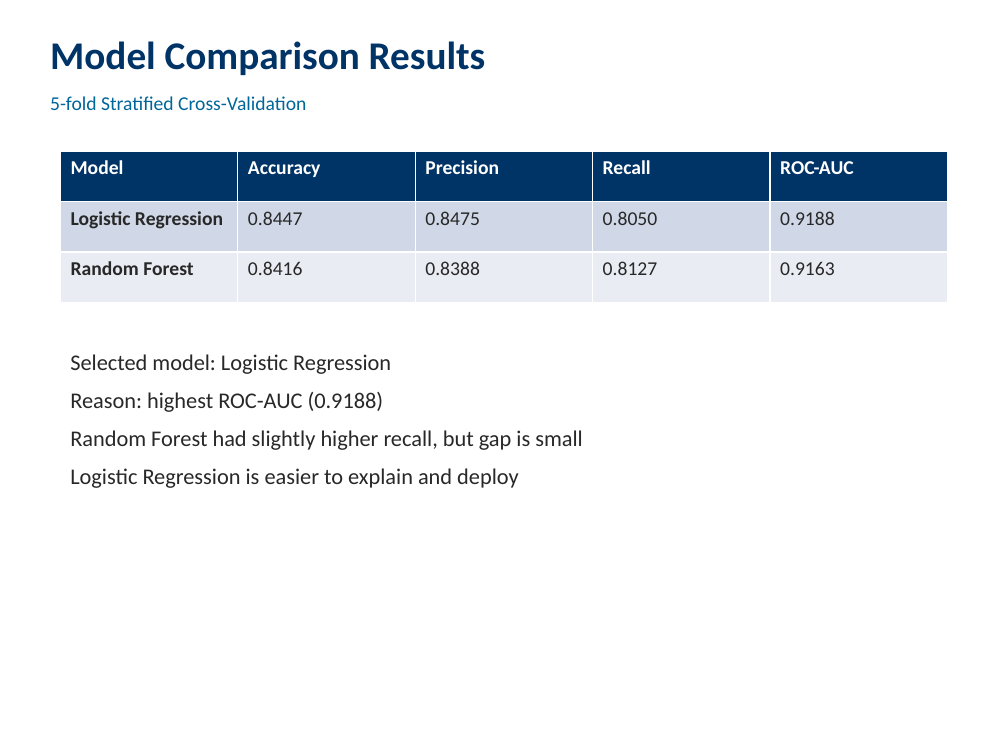
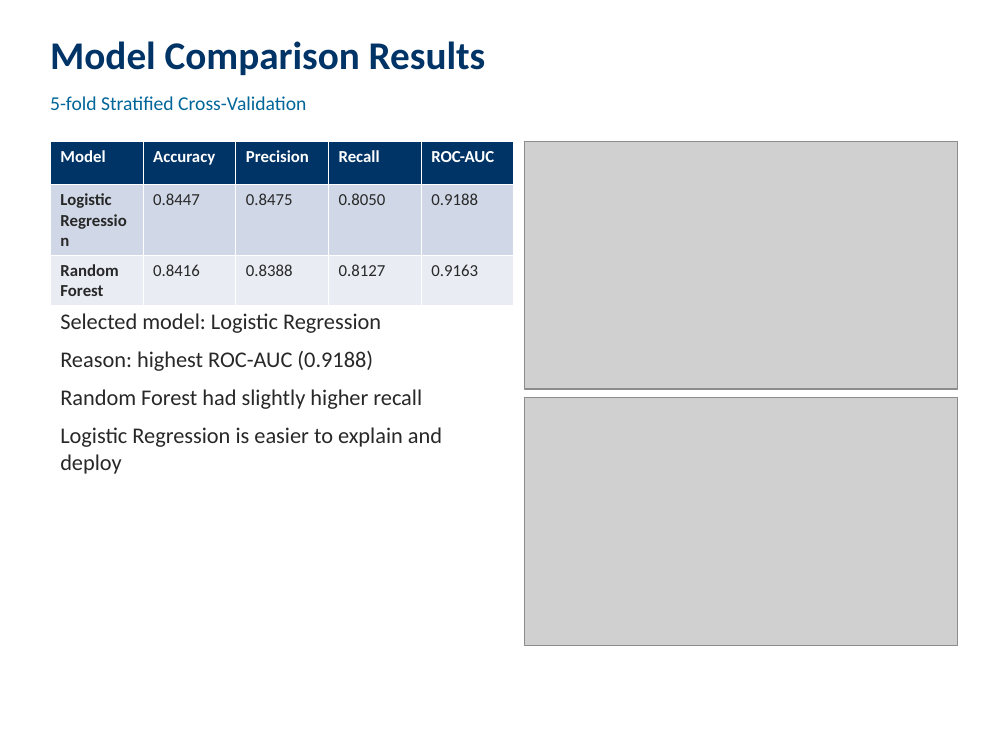
Before and after one commit to srimannarayanbharadwaj/MLOps-Assignment, a slide deck: slide 6 of report/VIDEO_PRESENTATION.pptx. Drawn at 1008x756 pixels with LibreOffice and Linux fonts; fonts in the diff are those of the drawing; grey boxes stand for pictures. Boxes give left, top, right and bottom in pixels: in the first picture for what was removed or moved away, otherwise in the second. Text is boxed around its words. In the diff, an @@ line names an element or a change of style, - is before the commit and + after.

```diff
--- a/report/VIDEO_PRESENTATION.pptx
+++ b/report/VIDEO_PRESENTATION.pptx
@@ table at (50, 141, 514, 337) @@
@@ size 14 to 12 pt @@
@@ table: place and size @@
-table at (60, 151, 948, 302)
+table at (50, 141, 514, 337)
@@ picture added at (524, 141, 958, 389) @@
@@ text "Selected model: Logistic Regression": place and size @@
-text "Selected model: Logistic Regression" at (70, 354, 582, 488)
+text "Selected model: Logistic Regression" at (60, 313, 442, 474)
@@ text at (60, 389, 422, 409): text changed @@
-Random Forest had slightly higher recall, but gap is small
+Random Forest had slightly higher recall
@@ picture added at (524, 397, 958, 645) @@
```
Also in this commit, not shown: 10 other slides changed, 2 other files.
